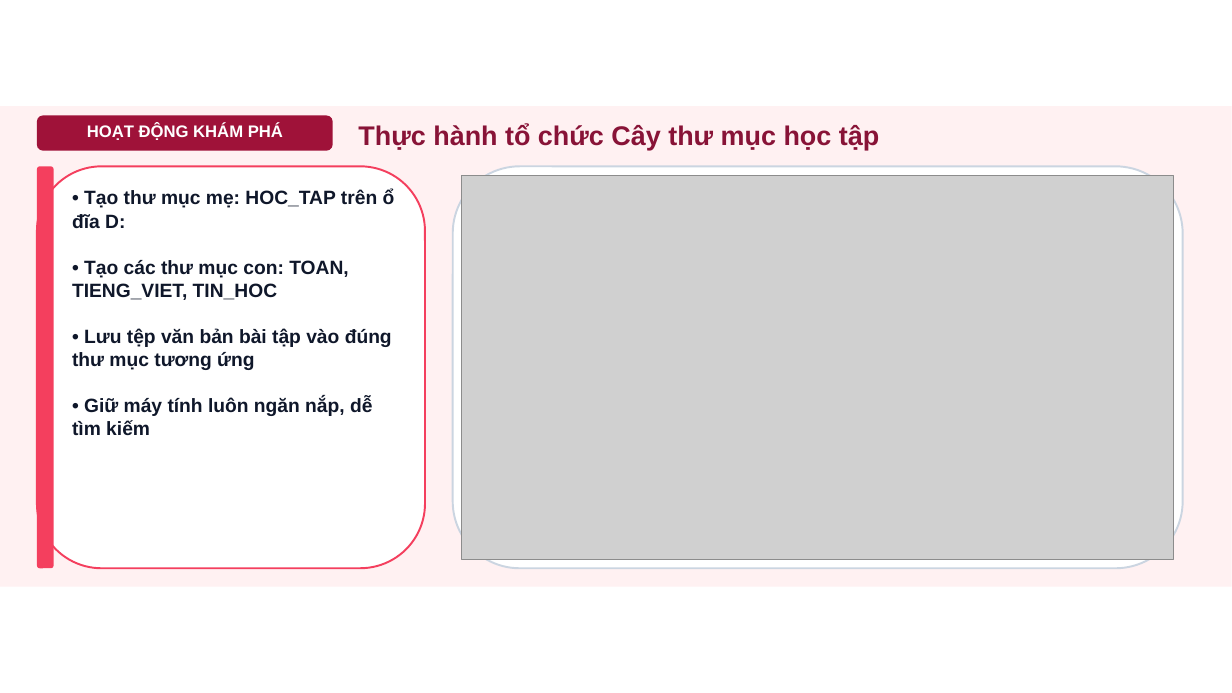
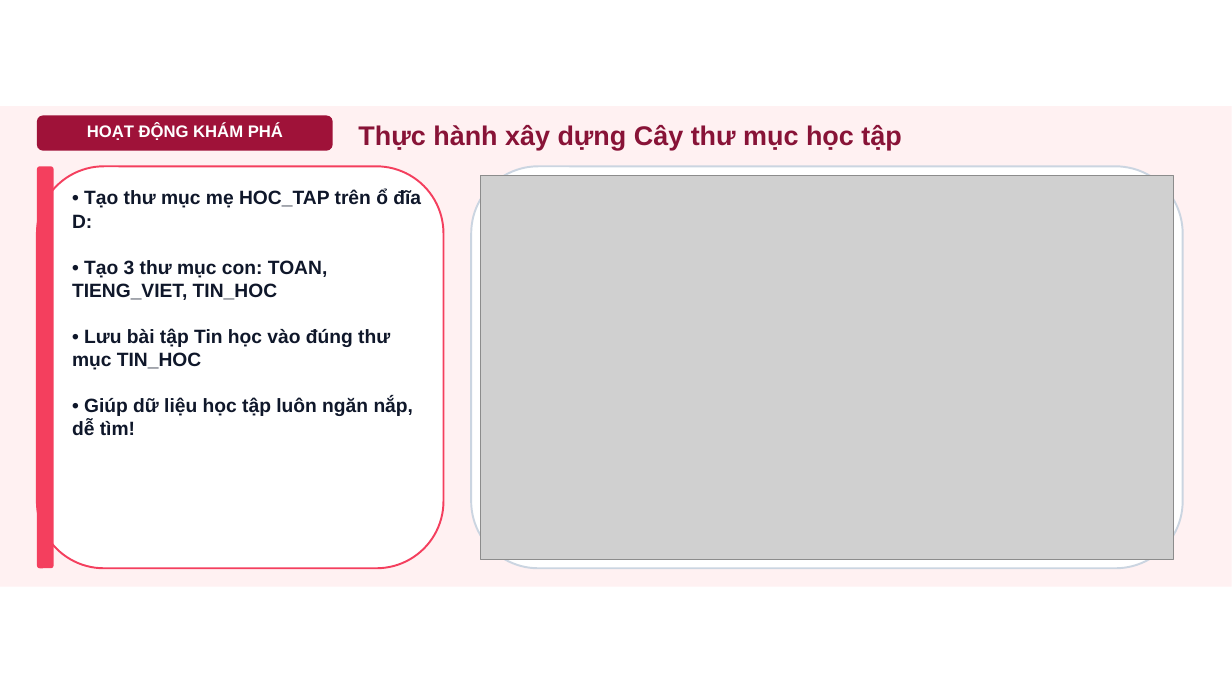
Before and after one commit to dinhnguyenhnue/UNIGO, a slide deck: slide 5 of KHBD_Tin_học/Lớp_5/Tuần_04/Slide_Tin_hoc_Lớp_5_Tiet04_Bai_4_Cay_thu_muc.pptx (slide 4 before the commit). Drawn at 1232x693 pixels with LibreOffice and Linux fonts; fonts in the diff are those of the drawing; grey boxes stand for pictures; background and template pictures are left out. Boxes give left, top, right and bottom in pixels: in the first picture for what was removed or moved away, otherwise in the second. Text is boxed around its words. In the diff, an @@ line names an element or a change of style, - is before the commit and + after.

Commit message:
feat(slides): Tai thiet ke toan bo Slide Tin hoc Lop 5 & Lop 7 Tuan 04 voi tranh AI 3D cao cap va cap nhat Skill tao slide

```diff
--- a/KHBD_Tin_học/Lớp_5/Tuần_04/Slide_Tin_hoc_Lớp_5_Tiet04_Bai_4_Cay_thu_muc.pptx
+++ b/KHBD_Tin_học/Lớp_5/Tuần_04/Slide_Tin_hoc_Lớp_5_Tiet04_Bai_4_Cay_thu_muc.pptx
@@ text at <box>358,125,901,150</box>: text changed @@
-Thực hành tổ chức Cây thư mục học tập
+Thực hành xây dựng Cây thư mục học tập
@@ rounded rectangle: place and size @@
-rounded rectangle at <box>37,166,425,568</box>
+rounded rectangle at <box>37,166,444,568</box>
@@ rounded rectangle: place and size @@
-rounded rectangle at <box>453,166,1183,568</box>
+rounded rectangle at <box>471,166,1183,568</box>
@@ picture: place and size @@
-picture at <box>462,176,1174,559</box>
+picture at <box>481,176,1174,559</box>
@@ text at <box>72,190,421,228</box>: text changed @@
-• Tạo thư mục mẹ: HOC_TAP trên ổ đĩa D:
+• Tạo thư mục mẹ HOC_TAP trên ổ đĩa D:
@@ text at <box>72,260,327,300</box>: text changed @@
-• Tạo các thư mục con: TOAN, TIENG_VIET, TIN_HOC
+• Tạo 3 thư mục con: TOAN, TIENG_VIET, TIN_HOC
@@ text at <box>72,328,390,370</box>: text changed @@
-• Lưu tệp văn bản bài tập vào đúng thư mục tương ứng
+• Lưu bài tập Tin học vào đúng thư mục TIN_HOC
@@ text at <box>72,397,414,435</box>: text changed @@
-• Giữ máy tính luôn ngăn nắp, dễ tìm kiếm
+• Giúp dữ liệu học tập luôn ngăn nắp, dễ tìm!
```
Also in this commit, not shown: 4 other slides changed, 2 slides added, 1 slide removed, 13 other files.
